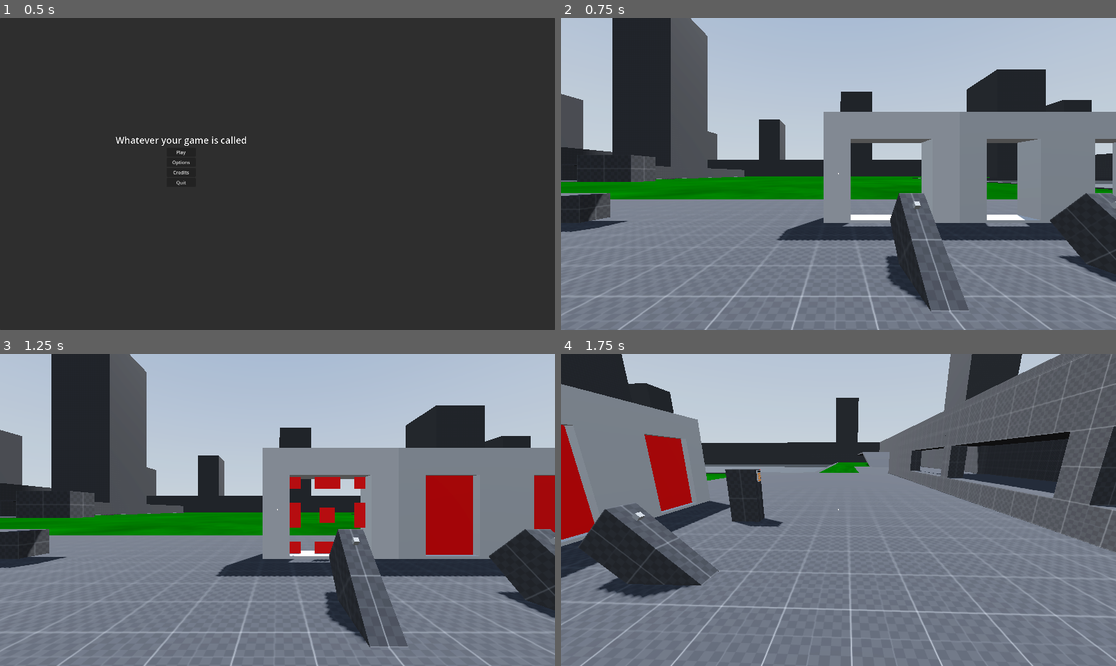
Above: before the commit, frames 1-4 (two rows, left to right).
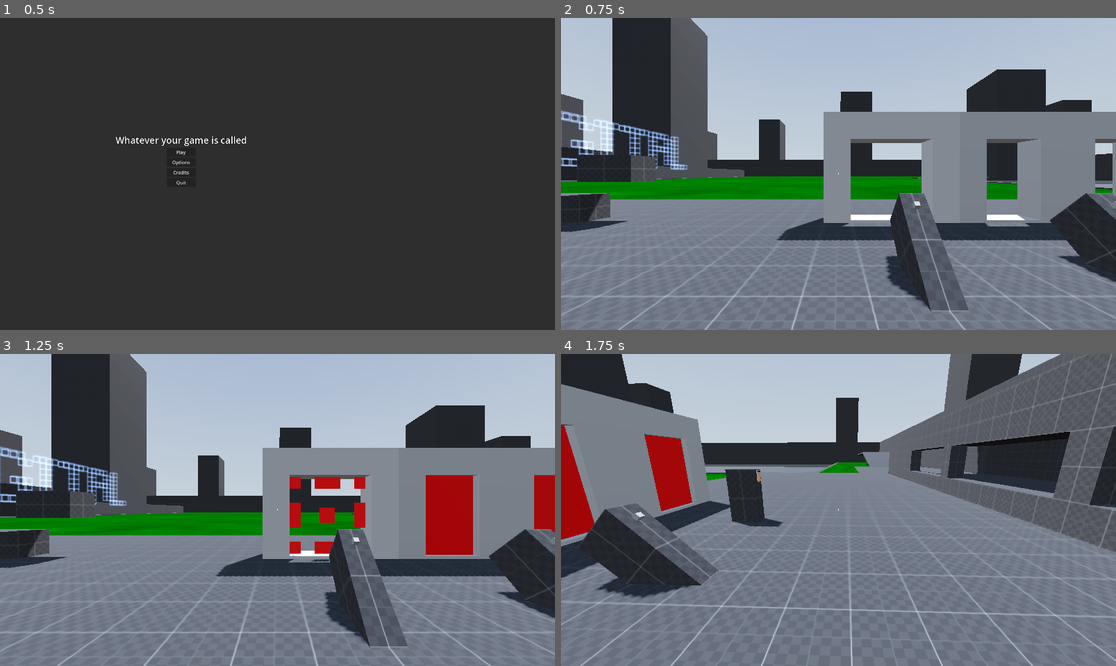
Above: after the commit, the same moments.

Repository: Nazsgull/FPS_Godot
Game: Godot game, scene res://scenes/UI/main_menu.tscn
Two runs of this game, one before a commit and one after it. Both use one fixed random seed, a clock stepped at 60 frames per second and the inputs below. A sky picture missing from this copy of the repository is replaced by a grey-blue gradient.
Inputs (mouse positions are in pixels of both pictures, inside the frame that each line leads up to):
- Up to frame 1 (0.5 s): no input
- Up to frame 2 (0.75 s): click "Play" at 0.5 s
- Up to frame 3 (1.25 s): no input
- Up to frame 4 (1.75 s): tap Enter (ui_accept) at 1.25, 1.52 s; move the mouse to (866, 510) at 1.27 s; hold W (forward) from 1.28 s (still down); hold Ctrl (crouch) from 1.28 s (still down)

Frame 1 is identical in both runs. In frame 2, 1.2% of the frame differs, in the area x 0-23%, y 29-49%; in frame 3, 1.2%; in frame 4, nothing differs.

Commit message:
Líneas y cubos holográficos

Diff:
--- a/assets/materials/line_material.tres
+++ /dev/null
@@ -1,10 +0,0 @@
-[gd_resource type="StandardMaterial3D" load_steps=2 format=3 uid="uid://0656n2frrbe1"]
-
-[ext_resource type="Texture2D" uid="uid://yvafjbbboxa3" path="res://assets/textures/obj/line.png" id="1_qqdt4"]
-
-[resource]
-transparency = 1
-blend_mode = 3
-albedo_texture = ExtResource("1_qqdt4")
-emission_enabled = true
-emission = Color(1, 1, 0.741176, 1)
--- /dev/null
+++ b/scenes/environment/parts/cube_full.tscn
@@ -0,0 +1,41 @@
+[gd_scene load_steps=2 format=3 uid="uid://d4jwu1207et7a"]
+
+[ext_resource type="PackedScene" uid="uid://ckhaspxarvopw" path="res://scenes/environment/parts/line.tscn" id="1_2cb71"]
+
+[node name="Node3D" type="Node3D"]
+
+[node name="Node3D" parent="." instance=ExtResource("1_2cb71")]
+transform = Transform3D(-4.37114e-08, 1, 0, -1, -4.37114e-08, 0, 0, 0, 1, -1, -1, 1)
+
+[node name="Node3D2" parent="." instance=ExtResource("1_2cb71")]
+transform = Transform3D(-1, -8.74228e-08, 0, 8.74228e-08, -1, 0, 0, 0, 1, -1, -1, 1)
+
+[node name="Node3D3" parent="." instance=ExtResource("1_2cb71")]
+transform = Transform3D(4.37114e-08, 3.82137e-15, 1, 8.74228e-08, -1, 0, 1, 8.74228e-08, -4.37114e-08, -1, -1, 1)
+
+[node name="Node3D4" parent="." instance=ExtResource("1_2cb71")]
+transform = Transform3D(-4.37114e-08, -1, 3.82137e-15, -1, 4.37114e-08, 0, 0, -3.82137e-15, -1, 1, -1, -1)
+
+[node name="Node3D5" parent="." instance=ExtResource("1_2cb71")]
+transform = Transform3D(1, 0, 3.82137e-15, 1.67037e-22, -1, 0, 3.82137e-15, 0, -1, 1, -1, -1)
+
+[node name="Node3D6" parent="." instance=ExtResource("1_2cb71")]
+transform = Transform3D(-4.37114e-08, -8.74228e-08, -1, 8.74228e-08, -1, 8.74228e-08, -1, -8.74228e-08, 4.37114e-08, 1, -1, -1)
+
+[node name="Node3D7" parent="." instance=ExtResource("1_2cb71")]
+transform = Transform3D(4.37114e-08, -1, 0, 1, 4.37114e-08, 8.74228e-08, -8.74228e-08, -3.55271e-15, 1, 1, 1, 1)
+
+[node name="Node3D8" parent="." instance=ExtResource("1_2cb71")]
+transform = Transform3D(1, 8.74228e-08, 0, -8.74228e-08, 1, 8.74228e-08, 7.10543e-15, -8.74228e-08, 1, 1, 1, 1)
+
+[node name="Node3D9" parent="." instance=ExtResource("1_2cb71")]
+transform = Transform3D(-4.37114e-08, -7.64274e-15, -1, 0, 1, -7.64274e-15, 1, 3.34075e-22, -4.37114e-08, 1, 1, 1)
+
+[node name="Node3D10" parent="." instance=ExtResource("1_2cb71")]
+transform = Transform3D(4.37114e-08, 1, -3.55271e-15, 1, -4.37114e-08, -8.74228e-08, -8.74228e-08, 0, -1, -1, 1, -1)
+
+[node name="Node3D11" parent="." instance=ExtResource("1_2cb71")]
+transform = Transform3D(-1, -3.82137e-15, -3.55271e-15, -3.82137e-15, 1, -8.74228e-08, 3.55271e-15, -8.74228e-08, -1, -1, 1, -1)
+
+[node name="Node3D12" parent="." instance=ExtResource("1_2cb71")]
+transform = Transform3D(4.37114e-08, 8.74228e-08, 1, -1.74846e-07, 1, -8.74228e-08, -1, -1.74846e-07, 4.37114e-08, -1, 1, -1)
--- /dev/null
+++ b/scenes/environment/parts/cube_untop.tscn
@@ -0,0 +1,29 @@
+[gd_scene load_steps=2 format=3 uid="uid://b3fsgw2jnke7j"]
+
+[ext_resource type="PackedScene" uid="uid://ckhaspxarvopw" path="res://scenes/environment/parts/line.tscn" id="1_gks4u"]
+
+[node name="Node3D" type="Node3D"]
+
+[node name="Node3D" parent="." instance=ExtResource("1_gks4u")]
+transform = Transform3D(-4.37114e-08, 1, 0, -1, -4.37114e-08, 0, 0, 0, 1, -1, -1, 1)
+
+[node name="Node3D2" parent="." instance=ExtResource("1_gks4u")]
+transform = Transform3D(-1, -8.74228e-08, 0, 8.74228e-08, -1, 0, 0, 0, 1, -1, -1, 1)
+
+[node name="Node3D3" parent="." instance=ExtResource("1_gks4u")]
+transform = Transform3D(4.37114e-08, 3.82137e-15, 1, 8.74228e-08, -1, 0, 1, 8.74228e-08, -4.37114e-08, -1, -1, 1)
+
+[node name="Node3D4" parent="." instance=ExtResource("1_gks4u")]
+transform = Transform3D(-4.37114e-08, -1, 3.82137e-15, -1, 4.37114e-08, 0, 0, -3.82137e-15, -1, 1, -1, -1)
+
+[node name="Node3D5" parent="." instance=ExtResource("1_gks4u")]
+transform = Transform3D(1, 0, 3.82137e-15, 1.67037e-22, -1, 0, 3.82137e-15, 0, -1, 1, -1, -1)
+
+[node name="Node3D6" parent="." instance=ExtResource("1_gks4u")]
+transform = Transform3D(-4.37114e-08, -8.74228e-08, -1, 8.74228e-08, -1, 8.74228e-08, -1, -8.74228e-08, 4.37114e-08, 1, -1, -1)
+
+[node name="Node3D7" parent="." instance=ExtResource("1_gks4u")]
+transform = Transform3D(4.37114e-08, -1, 0, 1, 4.37114e-08, 8.74228e-08, -8.74228e-08, -3.55271e-15, 1, 1, 1, 1)
+
+[node name="Node3D10" parent="." instance=ExtResource("1_gks4u")]
+transform = Transform3D(4.37114e-08, 1, -3.55271e-15, 1, -4.37114e-08, -8.74228e-08, -8.74228e-08, 0, -1, -1, 1, -1)
--- /dev/null
+++ b/scenes/environment/parts/line.tscn
@@ -0,0 +1,51 @@
+[gd_scene load_steps=4 format=3 uid="uid://ckhaspxarvopw"]
+
+[ext_resource type="Texture2D" uid="uid://bdbb0wdrjfyso" path="res://assets/textures/obj/line.png" id="1_vmtyy"]
+
+[sub_resource type="StandardMaterial3D" id="StandardMaterial3D_i7w27"]
+transparency = 1
+albedo_texture = ExtResource("1_vmtyy")
+emission_enabled = true
+emission = Color(0.541176, 0.690196, 1, 1)
+emission_energy_multiplier = 2.0
+
+[sub_resource type="PlaneMesh" id="PlaneMesh_rpr2u"]
+material = SubResource("StandardMaterial3D_i7w27")
+
+[node name="Node3D" type="Node3D"]
+
+[node name="MeshInstance3D" type="MeshInstance3D" parent="."]
+transform = Transform3D(1, 0, 0, 0, 1, 0, 0, 0, 1, -1, 0, 0)
+mesh = SubResource("PlaneMesh_rpr2u")
+
+[node name="MeshInstance3D2" type="MeshInstance3D" parent="."]
+transform = Transform3D(1, 0, 0, 0, 0.707107, 0.707107, 0, -0.707107, 0.707107, -1, 0, 0)
+mesh = SubResource("PlaneMesh_rpr2u")
+
+[node name="MeshInstance3D3" type="MeshInstance3D" parent="."]
+transform = Transform3D(1, 0, 0, 0, 0, 1, 0, -1, 0, -1, 0, 0)
+mesh = SubResource("PlaneMesh_rpr2u")
+
+[node name="MeshInstance3D4" type="MeshInstance3D" parent="."]
+transform = Transform3D(1, 0, 0, 0, -0.707107, 0.707107, 0, -0.707107, -0.707107, -1, 0, 0)
+mesh = SubResource("PlaneMesh_rpr2u")
+
+[node name="MeshInstance3D5" type="MeshInstance3D" parent="."]
+transform = Transform3D(1, 0, 0, 0, -1, 0, 0, 0, -1, -1, 0, 0)
+mesh = SubResource("PlaneMesh_rpr2u")
+
+[node name="MeshInstance3D6" type="MeshInstance3D" parent="."]
+transform = Transform3D(1, 0, 0, 0, -0.707107, -0.707107, 0, 0.707107, -0.707107, -1, 0, 0)
+mesh = SubResource("PlaneMesh_rpr2u")
+
+[node name="MeshInstance3D7" type="MeshInstance3D" parent="."]
+transform = Transform3D(1, 0, 0, 0, 0, -1, 0, 1, 0, -1, 0, 0)
+mesh = SubResource("PlaneMesh_rpr2u")
+
+[node name="MeshInstance3D8" type="MeshInstance3D" parent="."]
+transform = Transform3D(1, 0, 0, 0, 0.707107, -0.707107, 0, 0.707107, 0.707107, -1, 0, 0)
+mesh = SubResource("PlaneMesh_rpr2u")
+
+[node name="MeshInstance3D9" type="MeshInstance3D" parent="."]
+transform = Transform3D(1, 0, 0, 0, 1, 0, 0, 0, 1, -1, 0, 0)
+mesh = SubResource("PlaneMesh_rpr2u")
--- a/scenes/maps/test_area.tscn
+++ b/scenes/maps/test_area.tscn
@@ -11,6 +11,8 @@
 [ext_resource type="PackedScene" uid="uid://cw4ice8i238jm" path="res://scenes/objects/Testing/test_pickup.tscn" id="7_1345l"]
 [ext_resource type="PackedScene" uid="uid://g386sbqjtrjh" path="res://scenes/objects/water_plane.tscn" id="9_si7nd"]
 [ext_resource type="PackedScene" uid="uid://by4ao52surwi3" path="res://scenes/objects/keypad.tscn" id="10_d5erw"]
+[ext_resource type="PackedScene" uid="uid://d4jwu1207et7a" path="res://scenes/environment/parts/cube_full.tscn" id="12_crs25"]
+[ext_resource type="PackedScene" uid="uid://b3fsgw2jnke7j" path="res://scenes/environment/parts/cube_untop.tscn" id="13_w4blf"]
 
 [sub_resource type="StandardMaterial3D" id="StandardMaterial3D_pnsss"]
 resource_local_to_scene = true
@@ -1088,6 +1090,335 @@
 [node name="keypad" parent="." instance=ExtResource("10_d5erw")]
 transform = Transform3D(1, 0, 0, 0, 1, 0, 0, 0, 1, 49.6, 1.5, 15.3)
 
+[node name="DIGITAL" type="Node3D" parent="."]
+transform = Transform3D(0.5, 0, 0, 0, 0.5, 0, 0, 0, 0.5, -1, 7.60347, -1)
+
+[node name="D" type="Node3D" parent="DIGITAL"]
+
+[node name="Node3D8" parent="DIGITAL/D" instance=ExtResource("12_crs25")]
+transform = Transform3D(1, 0, 0, 0, 1, 0, 0, 0, 1, 0, 6, 0)
+
+[node name="Node3D12" parent="DIGITAL/D" instance=ExtResource("12_crs25")]
+transform = Transform3D(1, 0, 0, 0, 1, 0, 0, 0, 1, 0, 4, -8)
+
+[node name="Node3D" parent="DIGITAL/D" instance=ExtResource("13_w4blf")]
+transform = Transform3D(1, 0, 0, 0, 1, 0, 0, 0, 1, 0, -2, 0)
+
+[node name="Node3D13" parent="DIGITAL/D" instance=ExtResource("13_w4blf")]
+transform = Transform3D(1, 0, 0, 0, 1, 0, 0, 0, 1, 0, 2, -8)
+
+[node name="Node3D14" parent="DIGITAL/D" instance=ExtResource("13_w4blf")]
+transform = Transform3D(1, 0, 0, 0, 1, 0, 0, 0, 1, 0, 0, -8)
+
+[node name="Node3D15" parent="DIGITAL/D" instance=ExtResource("13_w4blf")]
+transform = Transform3D(1, 0, 0, 0, 1, 0, 0, 0, 1, 0, -2, -8)
+
+[node name="Node3D16" parent="DIGITAL/D" instance=ExtResource("13_w4blf")]
+transform = Transform3D(1, 0, 0, 0, 1, 0, 0, 0, 1, 0, -4, -8)
+
+[node name="Node3D17" parent="DIGITAL/D" instance=ExtResource("13_w4blf")]
+transform = Transform3D(1, 0, 0, 0, 1, 0, 0, 0, 1, 0, -6, -8)
+
+[node name="Node3D18" parent="DIGITAL/D" instance=ExtResource("13_w4blf")]
+transform = Transform3D(1, 0, 0, 0, -4.37114e-08, -1, 0, 1, -4.37114e-08, 0, -8, -6)
+
+[node name="Node3D19" parent="DIGITAL/D" instance=ExtResource("13_w4blf")]
+transform = Transform3D(1, 0, 0, 0, -4.37114e-08, -1, 0, 1, -4.37114e-08, 0, -8, -4)
+
+[node name="Node3D20" parent="DIGITAL/D" instance=ExtResource("13_w4blf")]
+transform = Transform3D(1, 0, 0, 0, -4.37114e-08, -1, 0, 1, -4.37114e-08, 0, -8, -2)
+
+[node name="Node3D5" parent="DIGITAL/D" instance=ExtResource("13_w4blf")]
+
+[node name="Node3D6" parent="DIGITAL/D" instance=ExtResource("13_w4blf")]
+transform = Transform3D(1, 0, 0, 0, 1, 0, 0, 0, 1, 0, 2, 0)
+
+[node name="Node3D7" parent="DIGITAL/D" instance=ExtResource("13_w4blf")]
+transform = Transform3D(1, 0, 0, 0, 1, 0, 0, 0, 1, 0, 4, 0)
+
+[node name="Node3D9" parent="DIGITAL/D" instance=ExtResource("13_w4blf")]
+transform = Transform3D(1, 0, 0, 0, -4.37114e-08, -1, 0, 1, -4.37114e-08, 0, 6, -2)
+
+[node name="Node3D10" parent="DIGITAL/D" instance=ExtResource("13_w4blf")]
+transform = Transform3D(1, 0, 0, 0, -4.37114e-08, -1, 0, 1, -4.37114e-08, 0, 6, -4)
+
+[node name="Node3D11" parent="DIGITAL/D" instance=ExtResource("13_w4blf")]
+transform = Transform3D(1, 0, 0, 0, -4.37114e-08, -1, 0, 1, -4.37114e-08, 0, 6, -6)
+
+[node name="Node3D2" parent="DIGITAL/D" instance=ExtResource("13_w4blf")]
+transform = Transform3D(1, 0, 0, 0, 1, 0, 0, 0, 1, 0, -4, 0)
+
+[node name="Node3D3" parent="DIGITAL/D" instance=ExtResource("13_w4blf")]
+transform = Transform3D(1, 0, 0, 0, 1, 0, 0, 0, 1, 0, -6, 0)
+
+[node name="Node3D4" parent="DIGITAL/D" instance=ExtResource("13_w4blf")]
+transform = Transform3D(1, 0, 0, 0, 1, 0, 0, 0, 1, 0, -8, 0)
+
+[node name="A" type="Node3D" parent="DIGITAL"]
+transform = Transform3D(1, 0, 0, 0, 1, 0, 0, 0, 1, 0, 0, -52)
+
+[node name="Node3D8" parent="DIGITAL/A" instance=ExtResource("12_crs25")]
+transform = Transform3D(1, 0, 0, 0, 1, 0, 0, 0, 1, 0, 6, 0)
+
+[node name="Node3D12" parent="DIGITAL/A" instance=ExtResource("12_crs25")]
+transform = Transform3D(1, 0, 0, 0, 1, 0, 0, 0, 1, 0, 4, -8)
+
+[node name="Node3D" parent="DIGITAL/A" instance=ExtResource("13_w4blf")]
+transform = Transform3D(1, 0, 0, 0, 1, 0, 0, 0, 1, 0, -2, 0)
+
+[node name="Node3D13" parent="DIGITAL/A" instance=ExtResource("13_w4blf")]
+transform = Transform3D(1, 0, 0, 0, 1, 0, 0, 0, 1, 0, 2, -8)
+
+[node name="Node3D14" parent="DIGITAL/A" instance=ExtResource("13_w4blf")]
+transform = Transform3D(1, 0, 0, 0, 1, 0, 0, 0, 1, 0, 0, -8)
+
+[node name="Node3D15" parent="DIGITAL/A" instance=ExtResource("13_w4blf")]
+transform = Transform3D(1, 0, 0, 0, 1, 0, 0, 0, 1, 0, -2, -8)
+
+[node name="Node3D16" parent="DIGITAL/A" instance=ExtResource("13_w4blf")]
+transform = Transform3D(1, 0, 0, 0, 1, 0, 0, 0, 1, 0, -4, -8)
+
+[node name="Node3D17" parent="DIGITAL/A" instance=ExtResource("13_w4blf")]
+transform = Transform3D(1, 0, 0, 0, 1, 0, 0, 0, 1, 0, -6, -8)
+
+[node name="Node3D18" parent="DIGITAL/A" instance=ExtResource("13_w4blf")]
+transform = Transform3D(1, 0, 0, 0, -4.37114e-08, -1, 0, 1, -4.37114e-08, 0, 0, -6)
+
+[node name="Node3D19" parent="DIGITAL/A" instance=ExtResource("13_w4blf")]
+transform = Transform3D(1, 0, 0, 0, -4.37114e-08, -1, 0, 1, -4.37114e-08, 0, 0, -4)
+
+[node name="Node3D20" parent="DIGITAL/A" instance=ExtResource("13_w4blf")]
+transform = Transform3D(1, 0, 0, 0, -4.37114e-08, -1, 0, 1, -4.37114e-08, 0, 0, -2)
+
+[node name="Node3D5" parent="DIGITAL/A" instance=ExtResource("13_w4blf")]
+
+[node name="Node3D6" parent="DIGITAL/A" instance=ExtResource("13_w4blf")]
+transform = Transform3D(1, 0, 0, 0, 1, 0, 0, 0, 1, 0, 2, 0)
+
+[node name="Node3D7" parent="DIGITAL/A" instance=ExtResource("13_w4blf")]
+transform = Transform3D(1, 0, 0, 0, 1, 0, 0, 0, 1, 0, 4, 0)
+
+[node name="Node3D9" parent="DIGITAL/A" instance=ExtResource("13_w4blf")]
+transform = Transform3D(1, 0, 0, 0, -4.37114e-08, -1, 0, 1, -4.37114e-08, 0, 6, -2)
+
+[node name="Node3D10" parent="DIGITAL/A" instance=ExtResource("13_w4blf")]
+transform = Transform3D(1, 0, 0, 0, -4.37114e-08, -1, 0, 1, -4.37114e-08, 0, 6, -4)
+
+[node name="Node3D11" parent="DIGITAL/A" instance=ExtResource("13_w4blf")]
+transform = Transform3D(1, 0, 0, 0, -4.37114e-08, -1, 0, 1, -4.37114e-08, 0, 6, -6)
+
+[node name="Node3D2" parent="DIGITAL/A" instance=ExtResource("13_w4blf")]
+transform = Transform3D(1, 0, 0, 0, 1, 0, 0, 0, 1, 0, -4, 0)
+
+[node name="Node3D3" parent="DIGITAL/A" instance=ExtResource("13_w4blf")]
+transform = Transform3D(1, 0, 0, 0, 1, 0, 0, 0, 1, 0, -6, 0)
+
+[node name="Node3D4" parent="DIGITAL/A" instance=ExtResource("13_w4blf")]
+transform = Transform3D(1, 0, 0, 0, 1, 0, 0, 0, 1, 0, -8, 0)
+
+[node name="I" type="Node3D" parent="DIGITAL"]
+transform = Transform3D(1, 0, 0, 0, 1, 0, 0, 0, 1, 0, 0, -14)
+
+[node name="Node3D8" parent="DIGITAL/I" instance=ExtResource("12_crs25")]
+transform = Transform3D(1, 0, 0, 0, 1, 0, 0, 0, 1, 0, 6, 0)
+
+[node name="Node3D" parent="DIGITAL/I" instance=ExtResource("13_w4blf")]
+transform = Transform3D(1, 0, 0, 0, 1, 0, 0, 0, 1, 0, -2, 0)
+
+[node name="Node3D20" parent="DIGITAL/I" instance=ExtResource("13_w4blf")]
+transform = Transform3D(1, 0, 0, 0, -4.37114e-08, -1, 0, 1, -4.37114e-08, 0, -8, -2)
+
+[node name="Node3D22" parent="DIGITAL/I" instance=ExtResource("13_w4blf")]
+transform = Transform3D(1, 0, 0, 0, 1.31134e-07, 1, 0, -1, 1.31134e-07, 0, 6, 2)
+
+[node name="Node3D21" parent="DIGITAL/I" instance=ExtResource("13_w4blf")]
+transform = Transform3D(1, 0, 0, 0, 1.31134e-07, 1, 0, -1, 1.31134e-07, 0, -8, 2)
+
+[node name="Node3D5" parent="DIGITAL/I" instance=ExtResource("13_w4blf")]
+
+[node name="Node3D6" parent="DIGITAL/I" instance=ExtResource("13_w4blf")]
+transform = Transform3D(1, 0, 0, 0, 1, 0, 0, 0, 1, 0, 2, 0)
+
+[node name="Node3D7" parent="DIGITAL/I" instance=ExtResource("13_w4blf")]
+transform = Transform3D(1, 0, 0, 0, 1, 0, 0, 0, 1, 0, 4, 0)
+
+[node name="Node3D9" parent="DIGITAL/I" instance=ExtResource("13_w4blf")]
+transform = Transform3D(1, 0, 0, 0, -4.37114e-08, -1, 0, 1, -4.37114e-08, 0, 6, -2)
+
+[node name="Node3D2" parent="DIGITAL/I" instance=ExtResource("13_w4blf")]
+transform = Transform3D(1, 0, 0, 0, 1, 0, 0, 0, 1, 0, -4, 0)
+
+[node name="Node3D3" parent="DIGITAL/I" instance=ExtResource("13_w4blf")]
+transform = Transform3D(1, 0, 0, 0, 1, 0, 0, 0, 1, 0, -6, 0)
+
+[node name="Node3D4" parent="DIGITAL/I" instance=ExtResource("13_w4blf")]
+transform = Transform3D(1, 0, 0, 0, 1, 0, 0, 0, 1, 0, -8, 0)
+
+[node name="G" type="Node3D" parent="DIGITAL"]
+transform = Transform3D(1, 0, 0, 0, 1, 0, 0, 0, 1, 0, 0, -20)
+
+[node name="Node3D13" parent="DIGITAL/G" instance=ExtResource("12_crs25")]
+transform = Transform3D(1, 0, 0, 0, 1, 0, 0, 0, 1, 0, -8, -2)
+
+[node name="Node3D14" parent="DIGITAL/G" instance=ExtResource("12_crs25")]
+transform = Transform3D(1, 0, 0, 0, 1, 0, 0, 0, 1, 0, 6, -2)
+
+[node name="Node3D20" parent="DIGITAL/G" instance=ExtResource("12_crs25")]
+transform = Transform3D(1, 0, 0, 0, 1, 0, 0, 0, 1, 0, 4, 0)
+
+[node name="Node3D22" parent="DIGITAL/G" instance=ExtResource("12_crs25")]
+transform = Transform3D(1, 0, 0, 0, 1, 0, 0, 0, 1, 0, -2, -8)
+
+[node name="Node3D12" parent="DIGITAL/G" instance=ExtResource("12_crs25")]
+transform = Transform3D(1, 0, 0, 0, 1, 0, 0, 0, 1, 0, 4, -8)
+
+[node name="Node3D" parent="DIGITAL/G" instance=ExtResource("13_w4blf")]
+transform = Transform3D(1, 0, 0, 0, 1, 0, 0, 0, 1, 0, -2, 0)
+
+[node name="Node3D15" parent="DIGITAL/G" instance=ExtResource("13_w4blf")]
+transform = Transform3D(1, 0, 0, 0, -4.37114e-08, 1, 0, -1, -4.37114e-08, 0, -2, -6)
+
+[node name="Node3D16" parent="DIGITAL/G" instance=ExtResource("13_w4blf")]
+transform = Transform3D(1, 0, 0, 0, 1, 0, 0, 0, 1, 0, -4, -8)
+
+[node name="Node3D17" parent="DIGITAL/G" instance=ExtResource("13_w4blf")]
+transform = Transform3D(1, 0, 0, 0, 1, 0, 0, 0, 1, 0, -6, -8)
+
+[node name="Node3D18" parent="DIGITAL/G" instance=ExtResource("13_w4blf")]
+transform = Transform3D(1, 0, 0, 0, -4.37114e-08, -1, 0, 1, -4.37114e-08, 0, -8, -6)
+
+[node name="Node3D19" parent="DIGITAL/G" instance=ExtResource("13_w4blf")]
+transform = Transform3D(1, 0, 0, 0, -4.37114e-08, -1, 0, 1, -4.37114e-08, 0, -8, -4)
+
+[node name="Node3D5" parent="DIGITAL/G" instance=ExtResource("13_w4blf")]
+
+[node name="Node3D6" parent="DIGITAL/G" instance=ExtResource("13_w4blf")]
+transform = Transform3D(1, 0, 0, 0, 1, 0, 0, 0, 1, 0, 2, 0)
+
+[node name="Node3D10" parent="DIGITAL/G" instance=ExtResource("13_w4blf")]
+transform = Transform3D(1, 0, 0, 0, -4.37114e-08, -1, 0, 1, -4.37114e-08, 0, 6, -4)
+
+[node name="Node3D11" parent="DIGITAL/G" instance=ExtResource("13_w4blf")]
+transform = Transform3D(1, 0, 0, 0, -4.37114e-08, -1, 0, 1, -4.37114e-08, 0, 6, -6)
+
+[node name="Node3D2" parent="DIGITAL/G" instance=ExtResource("13_w4blf")]
+transform = Transform3D(1, 0, 0, 0, 1, 0, 0, 0, 1, 0, -4, 0)
+
+[node name="Node3D3" parent="DIGITAL/G" instance=ExtResource("13_w4blf")]
+transform = Transform3D(1, 0, 0, 0, 1, 0, 0, 0, 1, 0, -6, 0)
+
+[node name="I2" type="Node3D" parent="DIGITAL"]
+transform = Transform3D(1, 0, 0, 0, 1, 0, 0, 0, 1, 0, 0, -34)
+
+[node name="Node3D8" parent="DIGITAL/I2" instance=ExtResource("12_crs25")]
+transform = Transform3D(1, 0, 0, 0, 1, 0, 0, 0, 1, 0, 6, 0)
+
+[node name="Node3D" parent="DIGITAL/I2" instance=ExtResource("13_w4blf")]
+transform = Transform3D(1, 0, 0, 0, 1, 0, 0, 0, 1, 0, -2, 0)
+
+[node name="Node3D20" parent="DIGITAL/I2" instance=ExtResource("13_w4blf")]
+transform = Transform3D(1, 0, 0, 0, -4.37114e-08, -1, 0, 1, -4.37114e-08, 0, -8, -2)
+
+[node name="Node3D22" parent="DIGITAL/I2" instance=ExtResource("13_w4blf")]
+transform = Transform3D(1, 0, 0, 0, 1.31134e-07, 1, 0, -1, 1.31134e-07, 0, 6, 2)
+
+[node name="Node3D21" parent="DIGITAL/I2" instance=ExtResource("13_w4blf")]
+transform = Transform3D(1, 0, 0, 0, 1.31134e-07, 1, 0, -1, 1.31134e-07, 0, -8, 2)
+
+[node name="Node3D5" parent="DIGITAL/I2" instance=ExtResource("13_w4blf")]
+
+[node name="Node3D6" parent="DIGITAL/I2" instance=ExtResource("13_w4blf")]
+transform = Transform3D(1, 0, 0, 0, 1, 0, 0, 0, 1, 0, 2, 0)
+
+[node name="Node3D7" parent="DIGITAL/I2" instance=ExtResource("13_w4blf")]
+transform = Transform3D(1, 0, 0, 0, 1, 0, 0, 0, 1, 0, 4, 0)
+
+[node name="Node3D9" parent="DIGITAL/I2" instance=ExtResource("13_w4blf")]
+transform = Transform3D(1, 0, 0, 0, -4.37114e-08, -1, 0, 1, -4.37114e-08, 0, 6, -2)
+
+[node name="Node3D2" parent="DIGITAL/I2" instance=ExtResource("13_w4blf")]
+transform = Transform3D(1, 0, 0, 0, 1, 0, 0, 0, 1, 0, -4, 0)
+
+[node name="Node3D3" parent="DIGITAL/I2" instance=ExtResource("13_w4blf")]
+transform = Transform3D(1, 0, 0, 0, 1, 0, 0, 0, 1, 0, -6, 0)
+
+[node name="Node3D4" parent="DIGITAL/I2" instance=ExtResource("13_w4blf")]
+transform = Transform3D(1, 0, 0, 0, 1, 0, 0, 0, 1, 0, -8, 0)
+
+[node name="T" type="Node3D" parent="DIGITAL"]
+transform = Transform3D(1, 0, 0, 0, 1, 0, 0, 0, 1, 0, 0, -44)
+
+[node name="Node3D8" parent="DIGITAL/T" instance=ExtResource("12_crs25")]
+transform = Transform3D(1, 0, 0, 0, 1, 0, 0, 0, 1, 0, 6, 0)
+
+[node name="Node3D" parent="DIGITAL/T" instance=ExtResource("13_w4blf")]
+transform = Transform3D(1, 0, 0, 0, 1, 0, 0, 0, 1, 0, -2, 0)
+
+[node name="Node3D20" parent="DIGITAL/T" instance=ExtResource("13_w4blf")]
+transform = Transform3D(1, 0, 0, 0, -4.37114e-08, -1, 0, 1, -4.37114e-08, 0, 6, -4)
+
+[node name="Node3D22" parent="DIGITAL/T" instance=ExtResource("13_w4blf")]
+transform = Transform3D(1, 0, 0, 0, 1.31134e-07, 1, 0, -1, 1.31134e-07, 0, 6, 2)
+
+[node name="Node3D21" parent="DIGITAL/T" instance=ExtResource("13_w4blf")]
+transform = Transform3D(1, 0, 0, 0, 1.31134e-07, 1, 0, -1, 1.31134e-07, 0, 6, 4)
+
+[node name="Node3D5" parent="DIGITAL/T" instance=ExtResource("13_w4blf")]
+
+[node name="Node3D6" parent="DIGITAL/T" instance=ExtResource("13_w4blf")]
+transform = Transform3D(1, 0, 0, 0, 1, 0, 0, 0, 1, 0, 2, 0)
+
+[node name="Node3D7" parent="DIGITAL/T" instance=ExtResource("13_w4blf")]
+transform = Transform3D(1, 0, 0, 0, 1, 0, 0, 0, 1, 0, 4, 0)
+
+[node name="Node3D9" parent="DIGITAL/T" instance=ExtResource("13_w4blf")]
+transform = Transform3D(1, 0, 0, 0, -4.37114e-08, -1, 0, 1, -4.37114e-08, 0, 6, -2)
+
+[node name="Node3D2" parent="DIGITAL/T" instance=ExtResource("13_w4blf")]
+transform = Transform3D(1, 0, 0, 0, 1, 0, 0, 0, 1, 0, -4, 0)
+
+[node name="Node3D3" parent="DIGITAL/T" instance=ExtResource("13_w4blf")]
+transform = Transform3D(1, 0, 0, 0, 1, 0, 0, 0, 1, 0, -6, 0)
+
+[node name="Node3D4" parent="DIGITAL/T" instance=ExtResource("13_w4blf")]
+transform = Transform3D(1, 0, 0, 0, 1, 0, 0, 0, 1, 0, -8, 0)
+
+[node name="T2" type="Node3D" parent="DIGITAL"]
+transform = Transform3D(1, 0, 0, 0, 1, 0, 0, 0, 1, 0, 0, -68)
+
+[node name="Node3D8" parent="DIGITAL/T2" instance=ExtResource("12_crs25")]
+transform = Transform3D(1, 0, 0, 0, 1, 0, 0, 0, 1, 0, 6, 4)
+
+[node name="Node3D10" parent="DIGITAL/T2" instance=ExtResource("12_crs25")]
+transform = Transform3D(1, 0, 0, 0, 1, 0, 0, 0, 1, 0, -8, 0)
+
+[node name="Node3D" parent="DIGITAL/T2" instance=ExtResource("13_w4blf")]
+transform = Transform3D(1, 0, 0, 0, 1, 0, 0, 0, 1, 0, -2, 4)
+
+[node name="Node3D22" parent="DIGITAL/T2" instance=ExtResource("13_w4blf")]
+transform = Transform3D(1, 0, 0, 0, 1.31134e-07, 1, 0, -1, 1.31134e-07, 0, -8, 2)
+
+[node name="Node3D21" parent="DIGITAL/T2" instance=ExtResource("13_w4blf")]
+transform = Transform3D(1, 0, 0, 0, 1.31134e-07, 1, 0, -1, 1.31134e-07, 0, -8, 4)
+
+[node name="Node3D5" parent="DIGITAL/T2" instance=ExtResource("13_w4blf")]
+transform = Transform3D(1, 0, 0, 0, 1, 0, 0, 0, 1, 0, 0, 4)
+
+[node name="Node3D6" parent="DIGITAL/T2" instance=ExtResource("13_w4blf")]
+transform = Transform3D(1, 0, 0, 0, 1, 0, 0, 0, 1, 0, 2, 4)
+
+[node name="Node3D7" parent="DIGITAL/T2" instance=ExtResource("13_w4blf")]
+transform = Transform3D(1, 0, 0, 0, 1, 0, 0, 0, 1, 0, 4, 4)
+
+[node name="Node3D9" parent="DIGITAL/T2" instance=ExtResource("13_w4blf")]
+transform = Transform3D(1, 0, 0, 0, -4.37114e-08, -1, 0, 1, -4.37114e-08, 0, -8, -2)
+
+[node name="Node3D2" parent="DIGITAL/T2" instance=ExtResource("13_w4blf")]
+transform = Transform3D(1, 0, 0, 0, 1, 0, 0, 0, 1, 0, -4, 4)
+
+[node name="Node3D3" parent="DIGITAL/T2" instance=ExtResource("13_w4blf")]
+transform = Transform3D(1, 0, 0, 0, 1, 0, 0, 0, 1, 0, -6, 4)
+
 [connection signal="interacted" from="BT_Test" to="Door" method="toggle_door"]
 [connection signal="interacted" from="BT_Test2" to="Door2" method="toggle_door"]
 [connection signal="combinacion_es_correcta" from="keypad" to="Door3" method="toggle_door"]
Binary file changed: assets/textures/obj/line.png
Not shown, changed: assets/textures/obj/line.png.import
Not shown: 1 places in scenes/maps/test_area.tscn that only renumber resources
